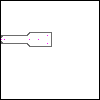
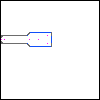
Comparing the layer stacks of the two 100px x 100px images. Changes:
added layer "Detail" above "Background" over [27, 32, 52, 47]
